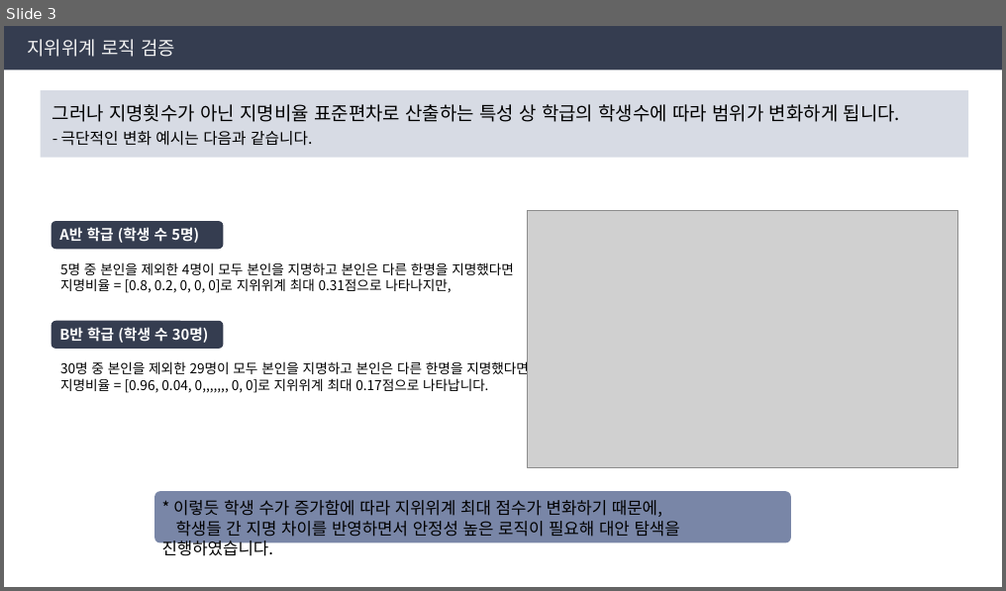
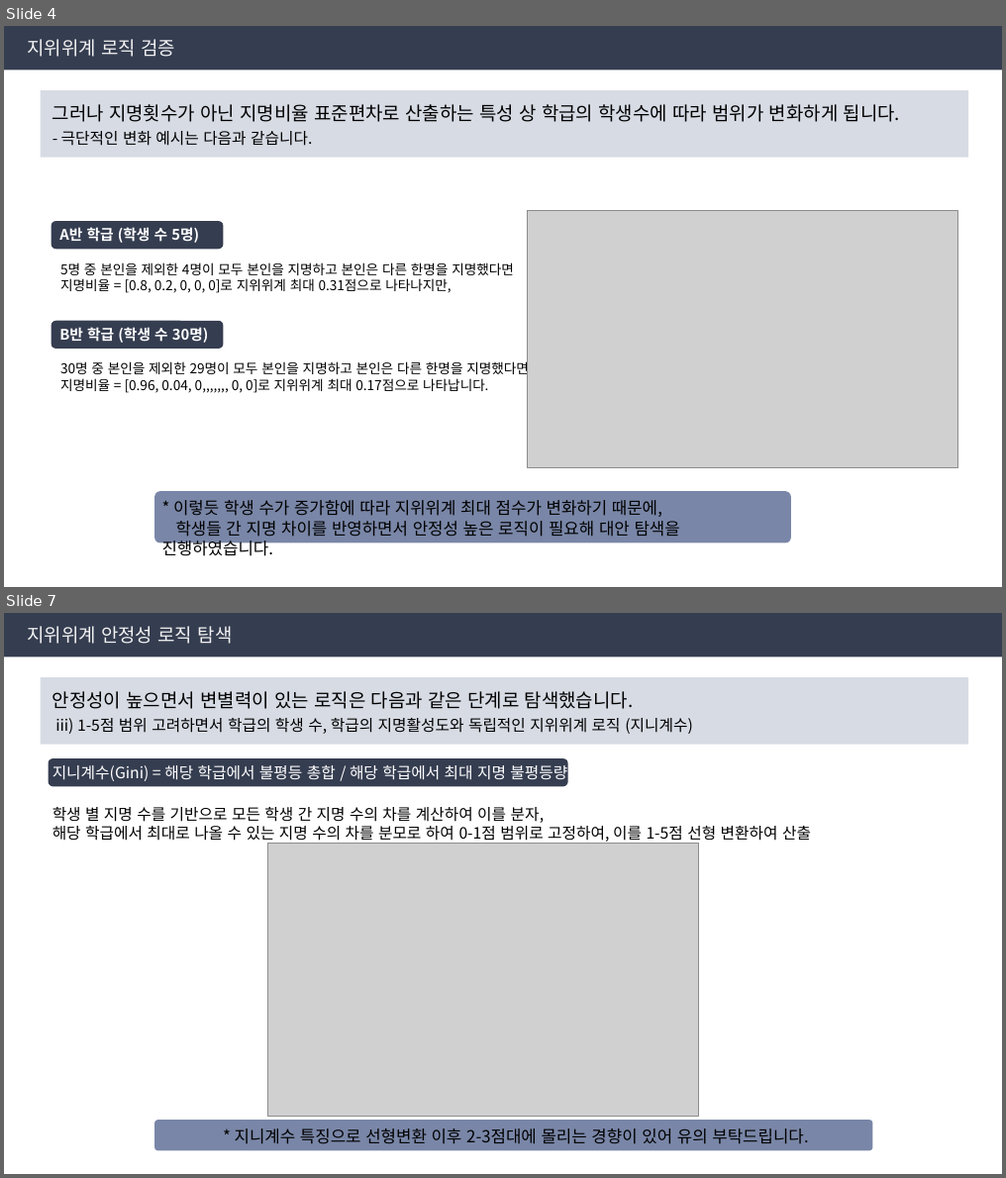
Before and after one commit to Byumin/peer, a slide deck: 250423_지위위계 로직 검토.pptx. Shown one above the other, each under a label of ours: slide 3 before the commit, slides 4 and 7 after it; the slides between them are not shown. The pictures are 1006x591 and 1006x1178 pixels, drawn with LibreOffice and Linux fonts; fonts in the diff are those of the drawing; grey boxes stand for pictures. Boxes give left, top, right and bottom in pixels: in the first picture for what was removed or moved away, otherwise in the second. Text is boxed around its words. In the diff, an @@ line names an element or a change of style, - is before the commit and + after.

Commit message:
지위위계 로직 대안 검토

```diff
--- a/250423_지위위계 로직 검토.pptx
+++ b/250423_지위위계 로직 검토.pptx
@@ slide 7 added at [4,613,1002,1174], background #FFFFFF @@
@@ rectangle added at [4,613,1002,658], fill #353D50, 18 pt, text #F2F2F2 @@
+지위위계 안정성 로직 탐색
@@ rectangle added at [40,677,968,744], fill #D7DBE4 @@
@@ text added at [53,691,693,734], 15 pt, text #000000 @@
+안정성이 높으면서 변별력이 있는 로직은 다음과 같은 단계로 탐색했습니다.
+iii) 1-5점 범위 고려하면서 학급의 학생 수, 학급의 지명활성도와 독립적인 지위위계 로직 (지니계수)
@@ rounded rectangle added at [49,759,568,786], fill #353D50 @@
@@ text added at [53,765,567,781], 15 pt, text #FFFFFF @@
+지니계수(Gini) = 해당 학급에서 불평등 총합 / 해당 학급에서 최대 지명 불평등량
@@ text added at [53,807,811,844], 15 pt, text #000000 @@
+학생 별 지명 수를 기반으로 모든 학생 간 지명 수의 차를 계산하여 이를 분자,
+해당 학급에서 최대로 나올 수 있는 지명 수의 차를 분모로 하여 0-1점 범위로 고정하여, 이를 1-5점 선형 변환하여 산출
@@ picture added at [267,843,699,1116] @@
@@ rounded rectangle added at [154,1121,872,1152], fill #7986A7 @@
@@ text added at [235,1129,808,1145], 16 pt, text #000000 @@
+* 지니계수 특징으로 선형변환 이후 2-3점대에 몰리는 경향이 있어 유의 부탁드립니다.
@@ what was slide 3 is now slide 4 @@
```
Also in this commit, not shown: 4 slides changed, 11 other slides added, 43 other files.
